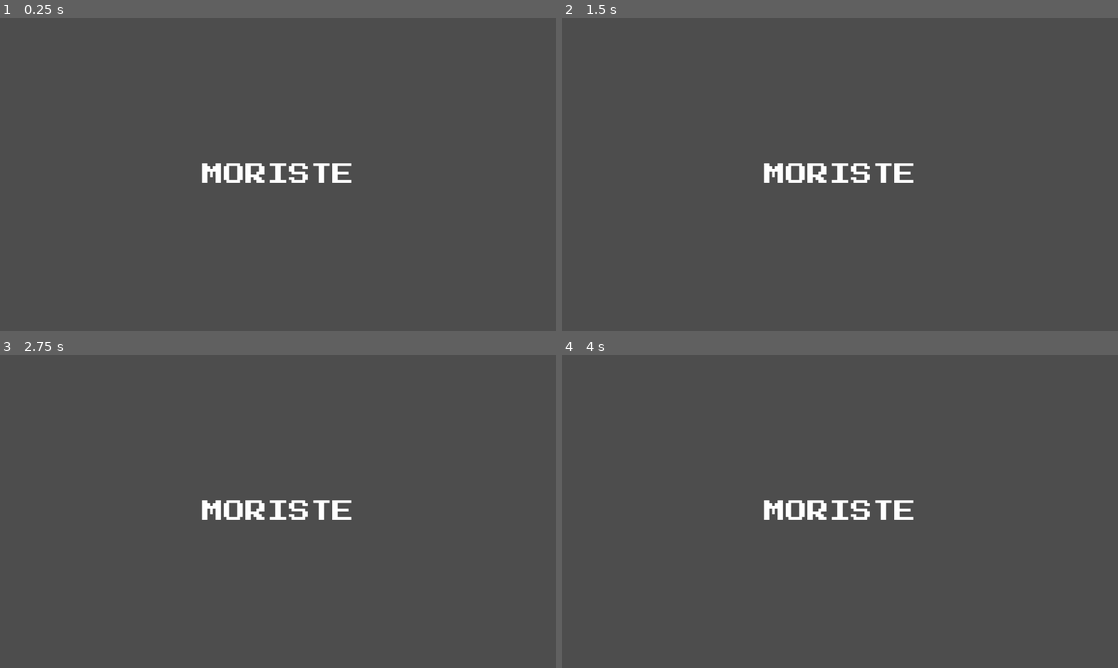
Above: before the commit, frames 1-4 (two rows, left to right).
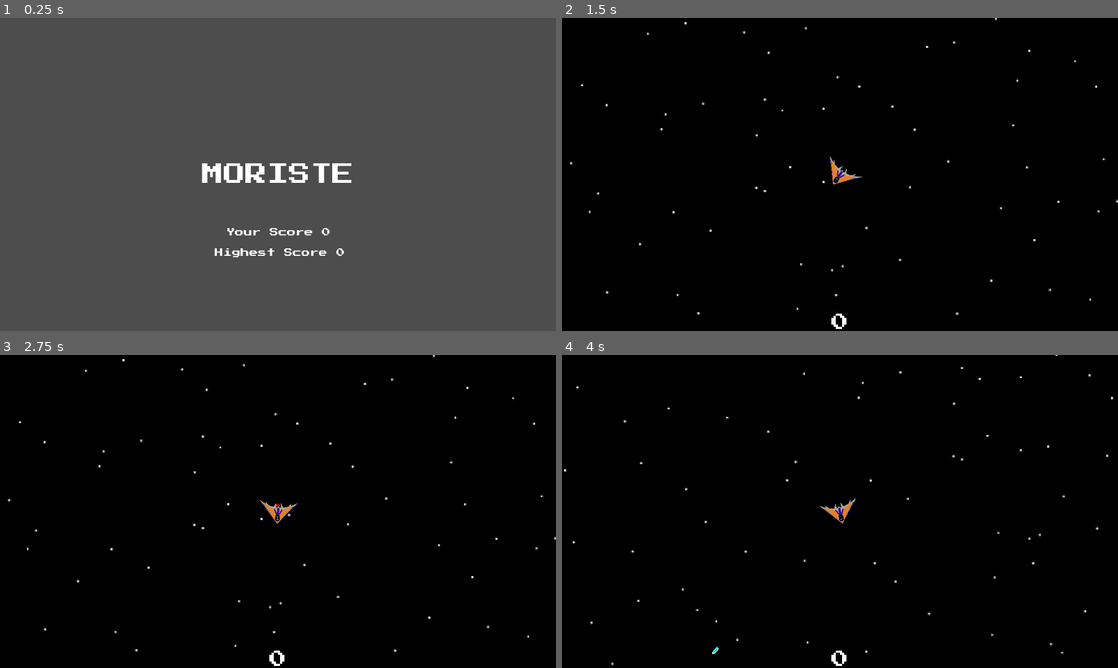
Above: after the commit, the same moments.

Repository: JustALover/Assteroids
Game: Godot game, scene res://Escenas/Pantalla de Muerte/youre_dead_menu.tscn
Two runs of this game, one before a commit and one after it. Both use one fixed random seed, a clock stepped at 60 frames per second and the inputs below. This scene is started directly instead of the project's main scene. The engine's default icon, where the game draws it, is replaced by a stand-in: a white triangle on a blue panel in a dark square.
Inputs (mouse positions are in pixels of both pictures, inside the frame that each line leads up to):
- Up to frame 1 (0.25 s): no input
- Up to frame 2 (1.5 s): tap Enter (CONFIRM) at 0.5, 0.6 s; move the mouse to (962, 158) at 0.52 s; hold D (RIGHT) 0.53-1.28 s; click (962, 158) at 0.8 s; move the mouse to (728, 190) at 1.27 s; hold A (LEFT) from 1.28 s (still down); click (728, 190) at 1.35 s
- Up to frame 3 (2.75 s): tap Enter (CONFIRM) at 1.55 s; move the mouse to (333, 442) at 2.02 s; release A (LEFT) at 2.03 s; hold D (RIGHT) from 2.03 s (still down); hold Shift (BOOST MOVEMENT) from 2.03 s (still down); click (333, 442) at 2.3 s
- Up to frame 4 (4 s): move the mouse to (812, 574) at 2.77 s; release D (RIGHT) at 2.78 s; release Shift (BOOST MOVEMENT) at 2.78 s; hold W (UP) 2.78-3.53 s; tap Enter (CONFIRM) at 2.85 s; move the mouse to (1006, 558) at 3.52 s; hold A (LEFT) from 3.53 s (still down); hold Space (SHOOT) from 3.53 s (still down); click (1006, 558) at 3.8 s

The runs differ from the first frame. In frame 1, 0.4% of the frame differs, in the area x 38-62%, y 67-77%; in frame 2, 100%; in frame 3, 100%; in frame 4, 100%, in the area x 0-100%, y 0-100%.

Commit message:
added permanent high score system
-añadido sistema de score en la partida
-añadido sistema de highest score permanente en el disco del usuario
-añadido pantalla de muerte con la score de la partida y la highest score (la score más alta hecha nunca)

Diff:
--- a/Escenas/Global/global.gd
+++ b/Escenas/Global/global.gd
@@ -3,12 +3,52 @@
 func kill():
 	queue_free()
 
-var score = 0
+signal score_changed(new_score)
+signal highest_score_changed(new_highest_score)
 
-signal score_changed(new_score)
+var score := 0
+var highest_score := 0
 
-var highest_score = 0
+const SAVE_PATH = "user://savegame.save"
+
+func _ready():
+	load_high_score()
 
 func add_score(value):
 	score += value
+
 	score_changed.emit(score)
+
+	# 🏆 nuevo récord
+	if score > highest_score:
+		highest_score = score
+		highest_score_changed.emit(highest_score)
+
+		save_high_score()
+
+func reset_score():
+	score = 0
+	score_changed.emit(score)
+
+func get_score():
+	return score
+
+func get_highest_score():
+	return highest_score
+
+# 💾 GUARDAR
+func save_high_score():
+	var file = FileAccess.open(SAVE_PATH, FileAccess.WRITE)
+
+	if file:
+		file.store_var(highest_score)
+
+# 📂 CARGAR
+func load_high_score():
+	if FileAccess.file_exists(SAVE_PATH):
+
+		var file = FileAccess.open(SAVE_PATH, FileAccess.READ)
+
+		if file:
+			highest_score = file.get_var()
+			highest_score_changed.emit(highest_score)
--- /dev/null
+++ b/Escenas/Pantalla de Muerte/youre_dead_menu.gd
@@ -0,0 +1,18 @@
+extends Control
+
+
+# Called when the node enters the scene tree for the first time.
+func _ready() -> void:
+	$CurrentScore.text = "Your Score" + " " + str(Global.get_score())
+	$HighestScoreNumber.text = "Highest Score" + " " + str(Global.get_highest_score())
+
+
+# Called every frame. 'delta' is the elapsed time since the previous frame.
+func _process(_delta: float) -> void:
+	if Input.is_action_just_pressed("CONFIRM") or Input.is_action_just_pressed("CLICK CONFIRM"):
+		call_deferred("call_game")
+
+
+func call_game():
+	Global.reset_score()
+	get_tree().change_scene_to_file("res://Escenas/Game/ass_steroids.tscn")
--- a/Escenas/Pantalla de Muerte/youre_dead_menu.tscn
+++ b/Escenas/Pantalla de Muerte/youre_dead_menu.tscn
@@ -1,6 +1,7 @@
 [gd_scene format=3 uid="uid://bs28dmvauvti3"]
 
 [ext_resource type="FontFile" uid="uid://bcg3mmuo8svt8" path="res://Fonts/PressStart2P-Regular.ttf" id="1_oodm3"]
+[ext_resource type="Script" uid="uid://dok6qlkrnvg0g" path="res://Escenas/Pantalla de Muerte/youre_dead_menu.gd" id="1_toa86"]
 
 [node name="YoureDeadMenu" type="Control" unique_id=1607171572]
 layout_mode = 3
@@ -9,8 +10,9 @@
 anchor_bottom = 1.0
 grow_horizontal = 2
 grow_vertical = 2
+script = ExtResource("1_toa86")
 
-[node name="Label" type="Label" parent="." unique_id=1565580038]
+[node name="MoristeLabel" type="Label" parent="." unique_id=1565580038]
 layout_mode = 1
 anchors_preset = 8
 anchor_left = 0.5
@@ -26,3 +28,41 @@
 theme_override_fonts/font = ExtResource("1_oodm3")
 theme_override_font_sizes/font_size = 50
 text = "MORISTE"
+
+[node name="CurrentScore" type="Label" parent="." unique_id=1497215686]
+layout_mode = 1
+anchors_preset = -1
+anchor_left = 0.5
+anchor_top = 0.64000005
+anchor_right = 0.5
+anchor_bottom = 0.64000005
+offset_left = -159.0
+offset_top = 22.199982
+offset_right = 161.0
+offset_bottom = 45.19998
+grow_horizontal = 2
+grow_vertical = 0
+theme_override_constants/line_spacing = 5
+theme_override_fonts/font = ExtResource("1_oodm3")
+theme_override_font_sizes/font_size = 20
+text = "Highest Score:"
+horizontal_alignment = 1
+
+[node name="HighestScoreNumber" type="Label" parent="." unique_id=916922840]
+layout_mode = 1
+anchors_preset = -1
+anchor_left = 0.5
+anchor_top = 0.64000005
+anchor_right = 0.5
+anchor_bottom = 0.64000005
+offset_left = -156.0
+offset_top = 69.19998
+offset_right = 164.0
+offset_bottom = 92.19998
+grow_horizontal = 2
+grow_vertical = 0
+theme_override_constants/line_spacing = 5
+theme_override_fonts/font = ExtResource("1_oodm3")
+theme_override_font_sizes/font_size = 20
+text = "0"
+horizontal_alignment = 1
--- /dev/null
+++ b/Escenas/Score/highest_score.gd
@@ -0,0 +1,11 @@
+extends Node
+
+@onready var highest_score_label = $HighestScoreNumber
+
+func _ready():
+	Global.highest_score_changed.connect(_on_highest_score_changed)
+
+	_on_highest_score_changed(Global.highest_score)
+
+func _on_highest_score_changed(new_highest_score):
+	highest_score_label.text = str(new_highest_score)
--- a/Escenas/Score/player_score.gd
+++ b/Escenas/Score/player_score.gd
@@ -5,7 +5,5 @@
 func _ready():
 	Global.score_changed.connect(_on_score_changed)
 
-	_on_score_changed(Global.score)
-
 func _on_score_changed(new_score):
 	score_label.text = str(new_score)
--- a/Escenas/Score/player_score.tscn
+++ b/Escenas/Score/player_score.tscn
@@ -11,7 +11,7 @@
 grow_vertical = 2
 size_flags_vertical = 8
 
-[node name="Label" type="Label" parent="." unique_id=1159510190]
+[node name="CurrentScore" type="Label" parent="." unique_id=1159510190]
 layout_mode = 1
 anchors_preset = 5
 anchor_left = 0.5
--- a/project.godot
+++ b/project.godot
@@ -57,7 +57,6 @@
 "deadzone": 0.2,
 "events": [Object(InputEventKey,"resource_local_to_scene":false,"resource_name":"","device":-1,"window_id":0,"alt_press …(195 unchanged characters)…
 , Object(InputEventKey,"resource_local_to_scene":false,"resource_name":"","device":-1,"window_id":0,"alt_pressed":false …(183 unchanged characters)…
-, Object(InputEventKey,"resource_local_to_scene":false,"resource_name":"","device":-1,"window_id":0,"alt_pressed":false,"shift_pressed":false,"ctrl_pressed":false,"meta_pressed":false,"pressed":false,"keycode":0,"physical_keycode":32,"key_label":0,"unicode":32,"location":0,"echo":false,"script":null)
 ]
 }
 "BOOST MOVEMENT"={
@@ -68,6 +67,11 @@
 SHOOT={
 "deadzone": 0.2,
 "events": [Object(InputEventKey,"resource_local_to_scene":false,"resource_name":"","device":-1,"window_id":0,"alt_press …(191 unchanged characters)…
+]
+}
+"CLICK CONFIRM"={
+"deadzone": 0.2,
+"events": [Object(InputEventMouseButton,"resource_local_to_scene":false,"resource_name":"","device":-1,"window_id":0,"alt_pressed":false,"shift_pressed":false,"ctrl_pressed":false,"meta_pressed":false,"button_mask":1,"position":Vector2(205, 5),"global_position":Vector2(214, 53),"factor":1.0,"button_index":1,"canceled":false,"pressed":true,"double_click":false,"script":null)
 ]
 }
 
Not shown, added: Escenas/Pantalla de Muerte/youre_dead_menu.gd.uid
Not shown, added: Escenas/Score/highest_score.gd.uid
